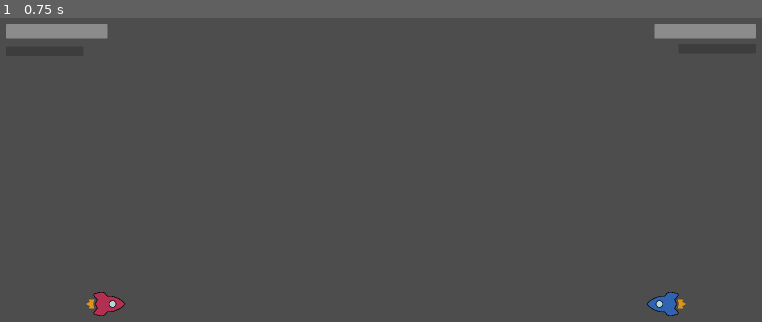
Above: before the commit, frame 1.
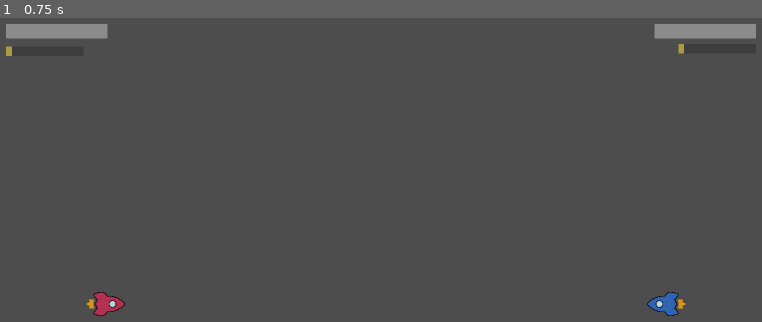
Above: after the commit, the same moment.

Repository: RajwolChapagain/Arcade-Game
Game: Godot game, scene res://main.tscn
Two runs of this game, one before a commit and one after it. Both use one fixed random seed, a clock stepped at 60 frames per second and the inputs below.
Inputs:
- Up to frame 1 (0.75 s): tap Enter at 0.5 s

The runs differ from the first frame. In frame 1, less than 0.1% of the frame differs, in the area x 0-90%, y 8-13%.

Commit message:
Make super bar fill up without movement

Diff:
--- a/ship/ship.gd
+++ b/ship/ship.gd
@@ -20,7 +20,7 @@
 	set(value):
 		super_percentage = value
 		super_percentage_changed.emit(super_percentage)
-@export var TIME_TO_FILL_SUPER = 5
+@export var TIME_TO_FILL_SUPER = 10
 
 var thrust_speed = 0
 var frozen = false
@@ -40,6 +40,8 @@
 	$SuperTimer.wait_time = SUPER_DURATION
 
 func _process(delta):
+	super_percentage += delta * 100 / TIME_TO_FILL_SUPER
+	super_percentage = clamp(super_percentage, 0, 100)
 	get_input(delta)
 	move_and_slide()
 
@@ -69,13 +71,10 @@
 
 	if input_direction.length() != 0:
 		velocity += input_direction * THRUST_FORCE * delta
-		super_percentage += delta * 100 / TIME_TO_FILL_SUPER
-		super_percentage = clamp(super_percentage, 0, 100)
 	else:
 		velocity += -velocity.normalized() * RETARDING_FORCE * delta
 
 	velocity = clamp(velocity, Vector2.ZERO, velocity.limit_length(MAX_VELOCITY_MAGNITUDE))
-
 
 func on_hit(damage):
 	hp -= damage
@@ -97,7 +96,6 @@
 func unfreeze():
 	frozen = false
 
-
 func _on_visibility_notifier_screen_exited():
 	#player_exited_screen.emit()
 	position = -position
